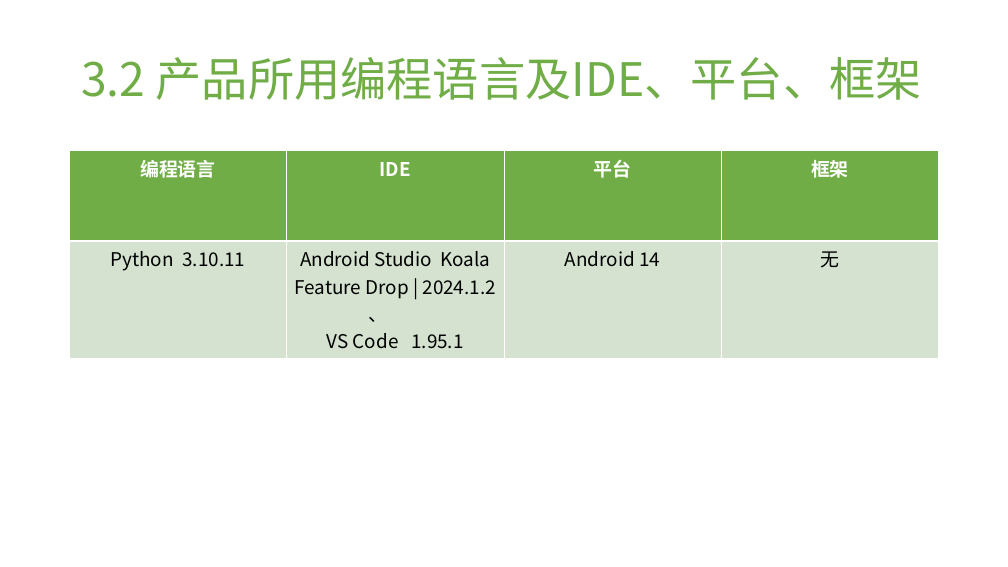
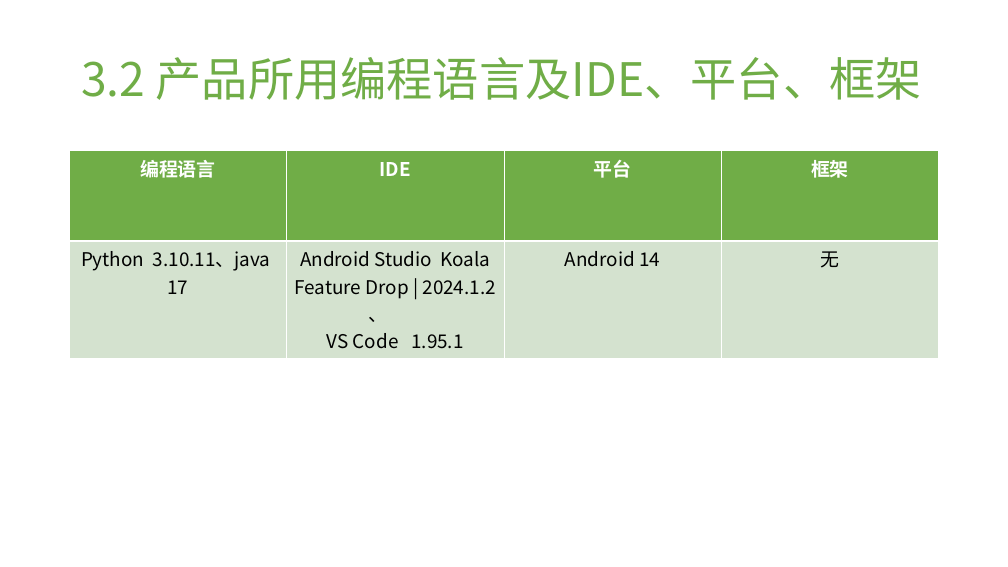
Before and after one commit to Pangweizhi/garbage_classification, a slide deck: slide 12 of docs/垃圾分类APP.pptx. Drawn at 1008x567 pixels with LibreOffice and Linux fonts; fonts in the diff are those of the drawing; background and template pictures are left out. Boxes give left, top, right and bottom in pixels: in the first picture for what was removed or moved away, otherwise in the second. Text is boxed around its words. In the diff, an @@ line names an element or a change of style, - is before the commit and + after.

```diff
--- a/docs/垃圾分类APP.pptx
+++ b/docs/垃圾分类APP.pptx
@@ table at box(70, 151, 941, 353) @@
-row 2, column 1: Python 3.10.11
+row 2, column 1: Python 3.10.11、java 17
```
Also in this commit, not shown: 8 other slides changed, 1 slide added.
